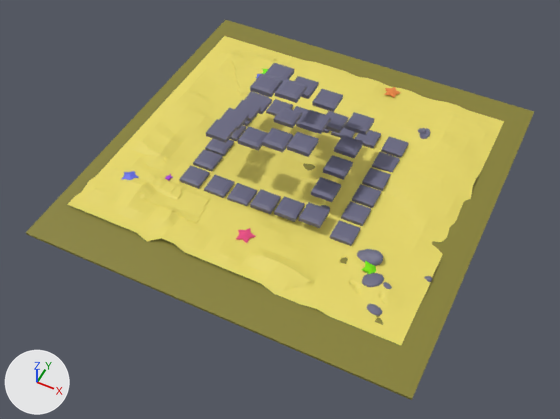
Renders of the glTF model map.glb from each side of a commit.
Both versions are drawn from a 50 mm camera at (24.5, -51.9, 55.7) aimed at (2.1, -7.1, -0.3). Lighting does not change. The marker at lower left points along +X, +Y and +Z. Where no turn or scale is listed for an object, it has been applied to the vertices.
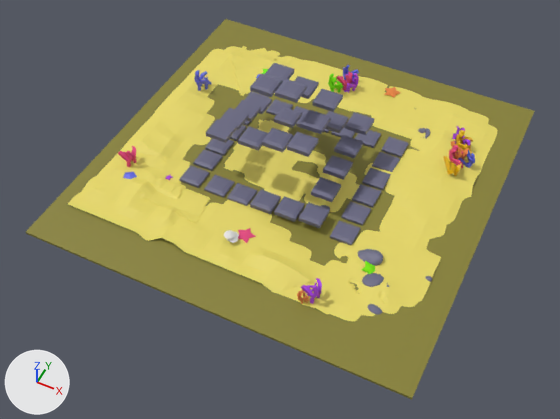
Pixel boxes [x1, y1, x2, y2] of what changed, in the pictures (560 x 419 px):
'Plane', moved
    before: [67, 36, 504, 345]
    after: [68, 46, 498, 322]
'Cube.037', moved
    before: [26, 20, 534, 400]
    after: [26, 19, 535, 399]
'Cube.055', added
    after: [301, 278, 322, 304]
'Cube.049', added
    after: [194, 70, 211, 91]
'Cube.054', added
    after: [118, 146, 137, 167]
'Cube.047', added
    after: [456, 130, 473, 153]
'Cube.051', added
    after: [443, 156, 462, 176]
'Cube.048', added
    after: [328, 74, 343, 92]
'Cube.052', added
    after: [449, 145, 466, 168]
'Cube.038', added
    after: [336, 72, 353, 90]
'Cube.045', added
    after: [344, 73, 359, 93]
'Cube.046', added
    after: [451, 141, 469, 160]
'Cube.053', added
    after: [458, 150, 475, 168]
'Cube.050', added
    after: [453, 126, 470, 146]
'Cube.056', added
    after: [297, 289, 310, 304]
'Cube.044', added
    after: [343, 65, 359, 84]
'Circle.002', added
    after: [224, 230, 235, 241]
'Circle.003', added
    after: [229, 236, 238, 243]

What changed in the scene script:
```text
Change ob_plane:
    ob_plane.location: (0.81, -0.72, -0.17) -> (0.81, -0.72, -0.11)
Change ob_cube_037:
    ob_cube_037.location: (1.28, -1.28, -0.32) -> (1.28, -1.28, -0.22)
Add ob_circle_003:
    ob_circle_003 = bpy.data.objects.new('Circle.003', me_circle_003)  # 288 vertices, 568 faces; spans x -0.394..0.515, y -0.4..0.508, z 0.053..0.944
    ob_circle_003.location = (0.13, -12.95, -0.3)
Add ob_circle_002:
    ob_circle_002 = bpy.data.objects.new('Circle.002', me_circle_002)  # 288 vertices, 568 faces; spans x -0.452..0.591, y -0.46..0.584, z 0.061..1.086
    ob_circle_002.location = (-0.3, -12.91, -0.09)
Add ob_cube_056:
    ob_cube_056 = bpy.data.objects.new('Cube.056', me_cube_036)  # 212 vertices, 400 faces; spans x -0.865..0.159, y -0.455..0.616, z -0.662..0.715; in mat_material_003_1 (orange #e78745)
    ob_cube_056.location = (9.14, -15.89, 0.49)
Add ob_cube_055:
    ob_cube_055 = bpy.data.objects.new('Cube.055', me_cube_035)  # 212 vertices, 400 faces; spans x -0.83..0.94, y -1.41..0.31, z -1.13..1.22; in mat_material_005 (purple #b04be7)
    ob_cube_055.location = (9.24, -14.48, 0.98)
Add ob_cube_054:
    ob_cube_054 = bpy.data.objects.new('Cube.054', me_cube_033)  # 212 vertices, 400 faces; spans x -0.83..0.94, y -1.41..0.31, z -1.13..1.22; in mat_material_003 (pink #e74b83)
    ob_cube_054.location = (-14.24, -7.77, 0.98)
Add ob_cube_049:
    ob_cube_049 = bpy.data.objects.new('Cube.049', me_cube_032)  # 212 vertices, 400 faces; spans x -15.2..12.6, y -22.2..4.9, z -18.9..18.1; in mat_material_004 (blue #636be7)
    ob_cube_049.location = (-13.47, 5.87, 0.98)
    ob_cube_049.rotation_euler = (0.0, 0.0, 3.142)  # degrees (0, 0, 180)
    ob_cube_049.scale = (-0.0632, -0.0632, -0.0632)
Add ob_cube_053:
    ob_cube_053 = bpy.data.objects.new('Cube.053', me_cube_032.copy())
    ob_cube_053.location = (15.54, 6.45, 0.41)
    ob_cube_053.rotation_euler = (-0.0149, 0.00814, -0.846)  # degrees (-0.9, 0.5, -48)
    ob_cube_053.scale = (-0.0898, -0.0545, -0.0632)
Add ob_cube_052:
    ob_cube_052 = bpy.data.objects.new('Cube.052', me_cube_029)  # 212 vertices, 400 faces; spans x -15.2..12.6, y -22.2..4.9, z -18.9..18.1; in mat_material_003 (pink #e74b83)
    ob_cube_052.location = (16.0, 6.42, 0.59)
    ob_cube_052.rotation_euler = (0.0144, -0.0257, 2.322)  # degrees (0.8, -1.5, 133)
    ob_cube_052.scale = (-0.0897, -0.0546, -0.0632)
Add ob_cube_051:
    ob_cube_051 = bpy.data.objects.new('Cube.051', me_cube_028)  # 212 vertices, 400 faces; spans x -1.58..0.51, y -1.63..0.58, z -1.13..1.21; in mat_material_007 (yellow #e7b500)
    ob_cube_051.location = (15.7, 5.36, 0.61)
Add ob_cube_050:
    ob_cube_050 = bpy.data.objects.new('Cube.050', me_cube_027)  # 212 vertices, 400 faces; spans x -0.47..1.59, y -0.58..1.62, z -1.13..1.21; in mat_material_005 (purple #b04be7)
    ob_cube_050.location = (14.43, 8.51, 0.59)
Add ob_cube_047:
    ob_cube_047 = bpy.data.objects.new('Cube.047', me_cube_025)  # 212 vertices, 400 faces; spans x -15.2..12.6, y -22.2..4.9, z -18.9..18.1; in mat_material_007 (yellow #e7b500)
    ob_cube_047.location = (15.99, 8.66, 0.75)
    ob_cube_047.rotation_euler = (0.0144, -0.0257, 2.322)  # degrees (0.8, -1.5, 133)
    ob_cube_047.scale = (-0.0897, -0.0546, -0.0632)
Add ob_cube_046:
    ob_cube_046 = bpy.data.objects.new('Cube.046', me_cube_024)  # 212 vertices, 400 faces; spans x -1.58..0.51, y -1.63..0.58, z -1.13..1.21; in mat_material_003_1 (orange #e78745)
    ob_cube_046.location = (15.68, 7.59, 0.77)
Add ob_cube_045:
    ob_cube_045 = bpy.data.objects.new('Cube.045', me_cube_023)  # 212 vertices, 400 faces; spans x -15.2..12.6, y -22.2..4.9, z -18.9..18.1; in mat_material_005 (purple #b04be7)
    ob_cube_045.location = (1.09, 11.47, 0.81)
    ob_cube_045.rotation_euler = (-0.000964, -0.0492, 0.0271)  # degrees (-0.1, -2.8, 1.6)
    ob_cube_045.scale = (-0.0632, -0.0632, -0.0632)
Add ob_cube_044:
    ob_cube_044 = bpy.data.objects.new('Cube.044', me_cube_022)  # 212 vertices, 400 faces; spans x -0.97..0.78, y -0.31..1.4, z -1.15..1.18; in mat_material_004 (blue #636be7)
    ob_cube_044.location = (0.67, 12.56, 0.8)
Add ob_cube_038:
    ob_cube_038 = bpy.data.objects.new('Cube.038', me_cube_021)  # 212 vertices, 400 faces; spans x -0.83..0.94, y -1.41..0.31, z -1.13..1.22; in mat_material_003 (pink #e74b83)
    ob_cube_038.location = (0.43, 12.93, 0.98)
Add ob_cube_048:
    ob_cube_048 = bpy.data.objects.new('Cube.048', me_cube_020)  # 212 vertices, 400 faces; spans x -15.2..12.6, y -22.2..4.9, z -18.9..18.1; in mat_material_006 (green #7ae702)
    ob_cube_048.location = (0.02, 11.84, 0.98)
    ob_cube_048.rotation_euler = (0.0, 0.0, 3.142)  # degrees (0, 0, 180)
    ob_cube_048.scale = (-0.0632, -0.0632, -0.0632)
```
